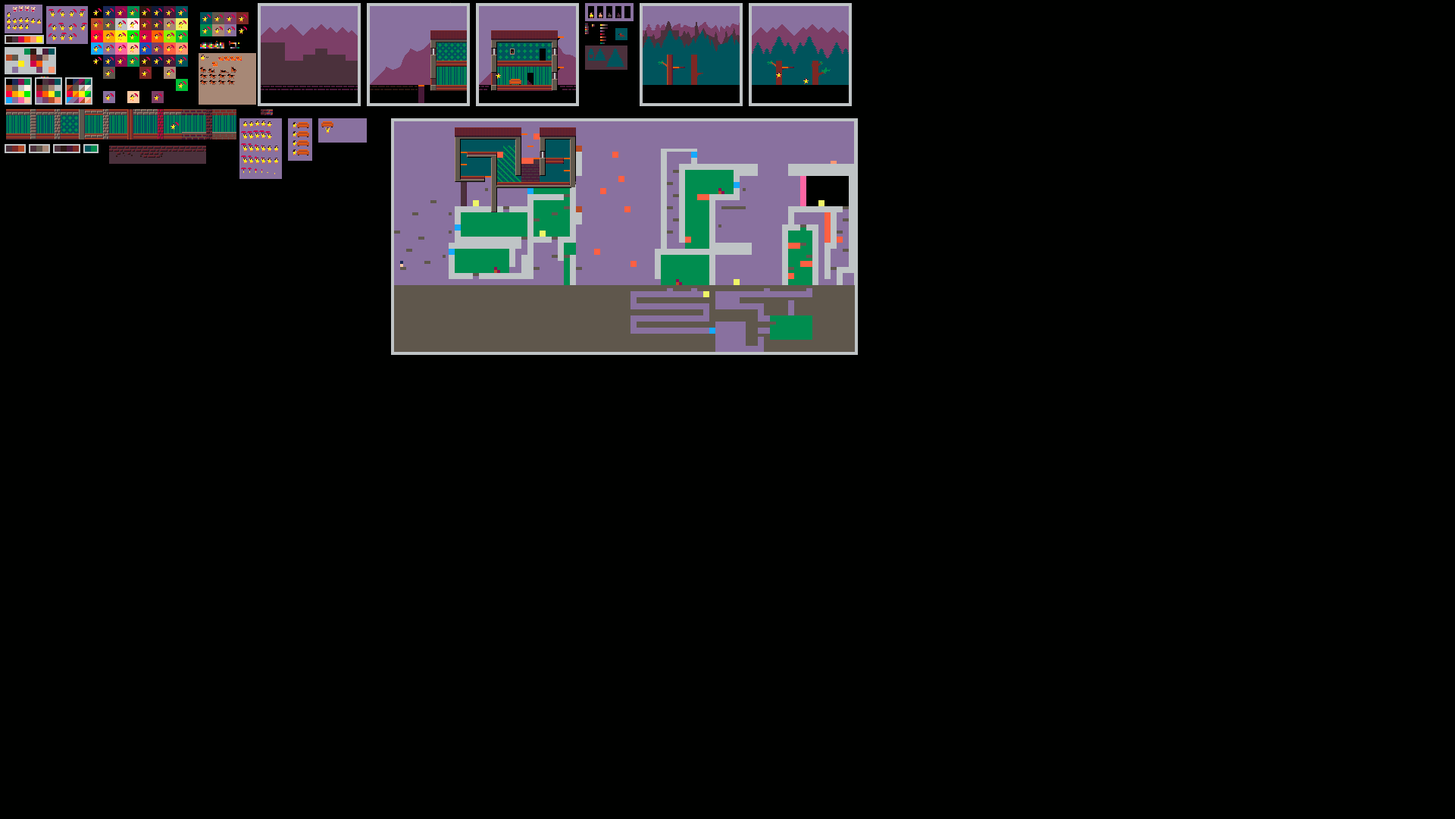
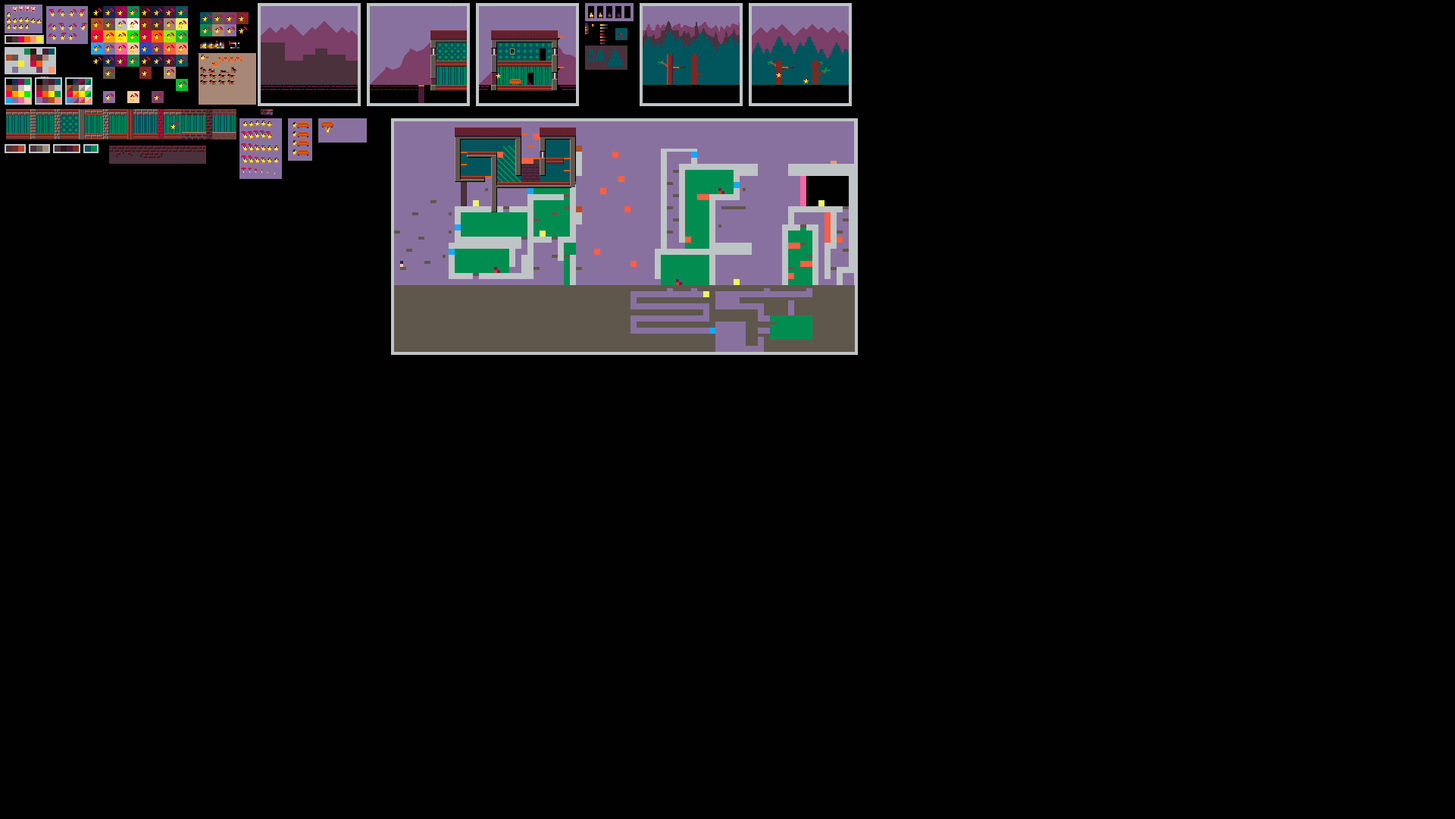
Two versions of the same layered image (1455×819). Layer-by-layer changes:
painted on "Background" over <box>321,21,331,30</box>
